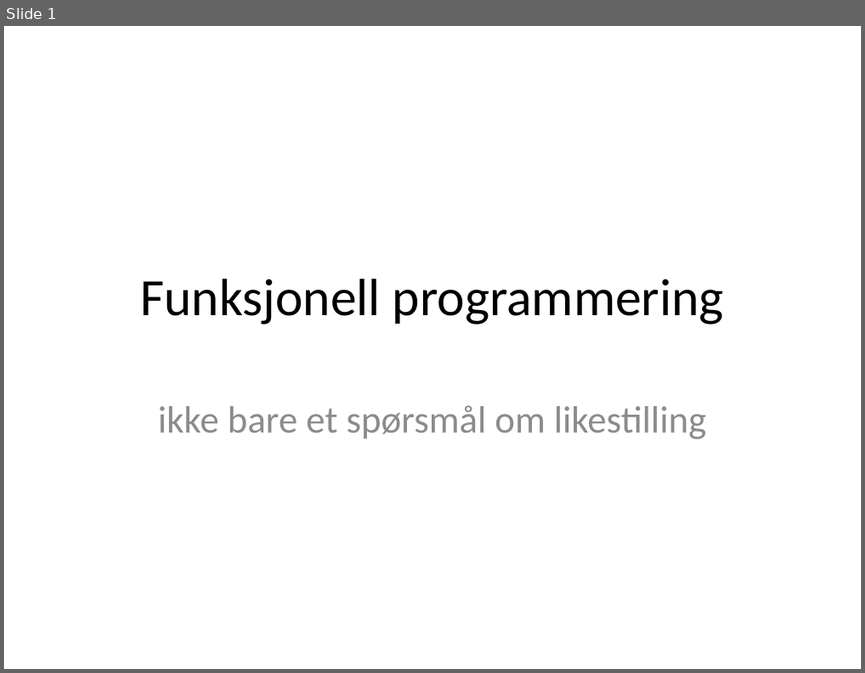
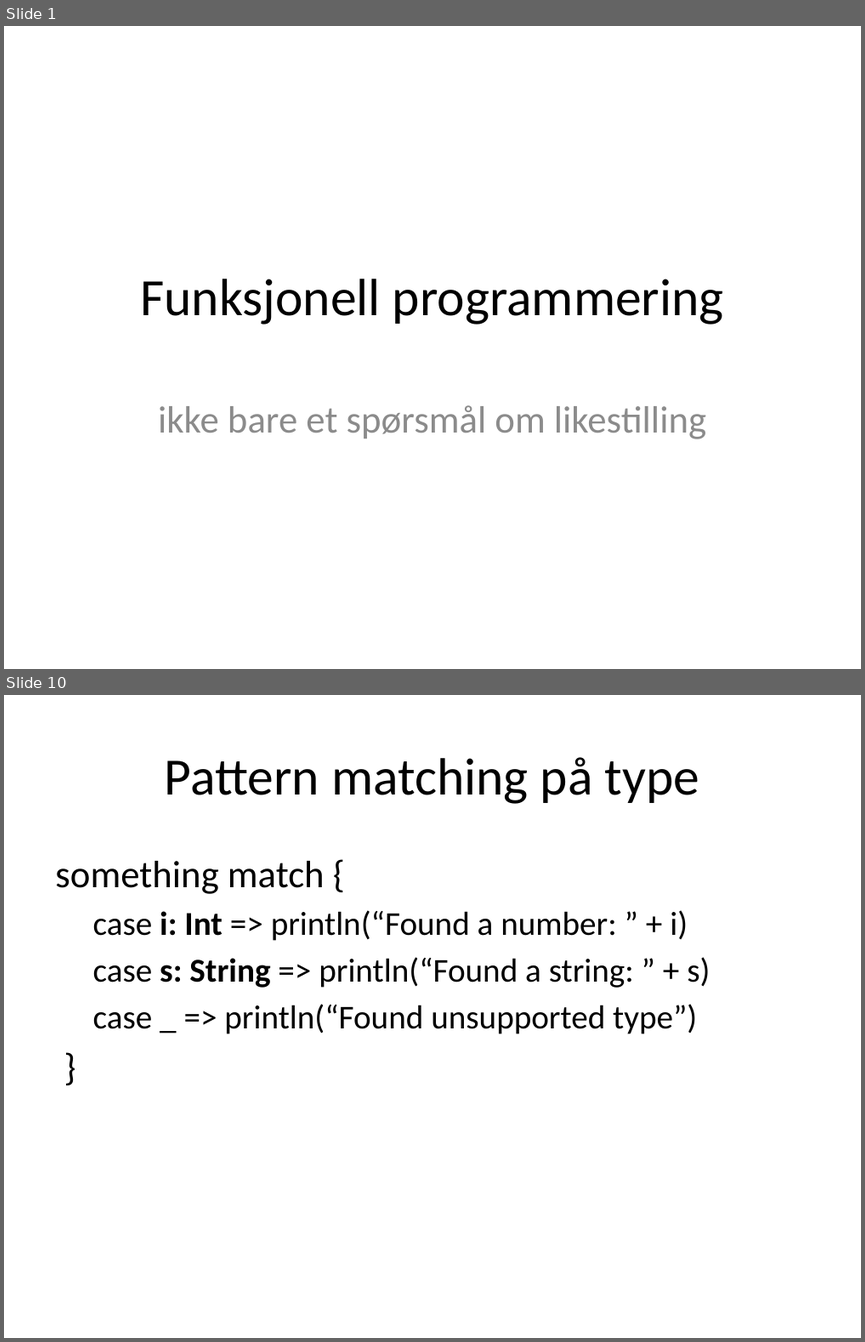
Before and after one commit to janeriksvendsen/functionalprogramming0, a slide deck: presentation/FunctionalProgramming0.pptx. Shown one above the other, each under a label of ours: slide 1 before the commit, slides 1 and 10 after it; the slides between them are not shown. The pictures are 865x673 and 865x1342 pixels, drawn with LibreOffice and Linux fonts; fonts in the diff are those of the drawing. Boxes give left, top, right and bottom in pixels: in the first picture for what was removed or moved away, otherwise in the second. Text is boxed around its words. In the diff, an @@ line names an element or a change of style, - is before the commit and + after.

```diff
--- a/presentation/FunctionalProgramming0.pptx
+++ b/presentation/FunctionalProgramming0.pptx
@@ slide 10 added at (x1=4, y1=695, x2=861, y2=1338), background #FFFFFF @@
@@ title added at (x1=165, y1=757, x2=699, y2=804), 44 pt, text #000000 @@
+Pattern matching på type
@@ text added at (x1=55, y1=861, x2=710, y2=1034), 28 pt, text #000000 @@
+something match {
+  case i: Int => println(“Found a number: ” + i)
+  case s: String => println(“Found a string: ” + s)
+  case _ => println(“Found unsupported type”)
+}
```
Also in this commit, not shown: 3 slides changed, 10 other slides added, 3 slides removed, 1 other file.
